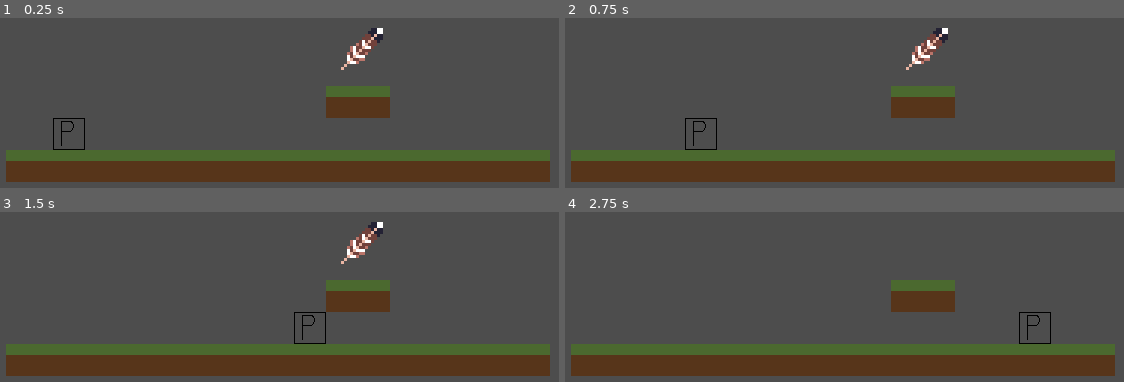
Above: before the commit, frames 1-4 (two rows, left to right).
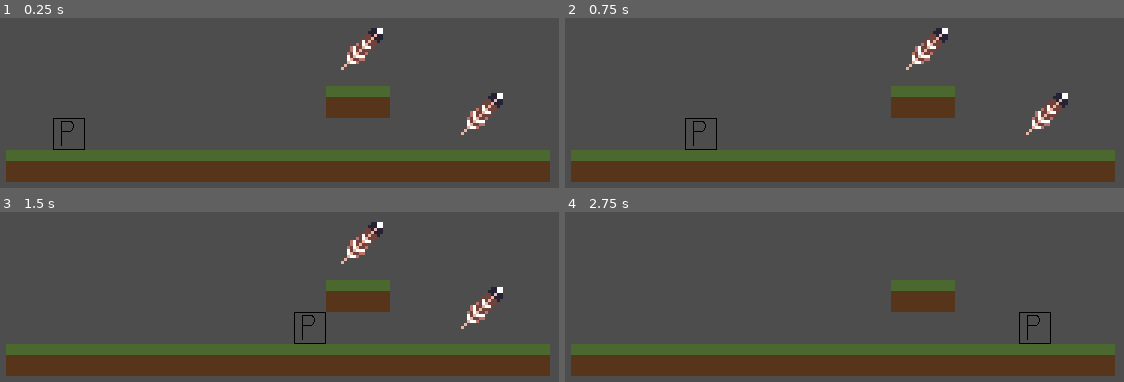
Above: after the commit, the same moments.

Repository: Kingslayer059/devlup-jam-2026
Game: Godot game, scene res://scenes/dummy/collectible/collectible_test.tscn
Same seed, same stepped clock (60 frames per second), same inputs: the game is played once before the commit and once after it. This scene is started directly instead of the project's main scene.
Inputs:
- Up to frame 1 (0.25 s): no input
- Up to frame 2 (0.75 s): tap Enter at 0.5 s; hold Right (move_right) from 0.53 s (still down); tap E (interact) at 0.6 s
- Up to frame 3 (1.5 s): keep holding Right (move_right); tap Space (jump) at 0.77 s; tap A (move) at 1.35 s
- Up to frame 4 (2.75 s): tap Space (jump) at 1.52 s; release Right (move_right) at 2.03 s; tap T (time_swap) at 2.1 s

The runs differ from the first frame. In frame 1, 0.7% of the frame differs, in the area x 82-90%, y 44-69%; in frame 2, 0.7%; in frame 3, 0.7%; in frame 4, nothing differs.

Commit message:
Added global tracking of collectibles

Diff:
--- a/classes/global.gd
+++ b/classes/global.gd
@@ -5,3 +5,4 @@
 
 var player: Player
 var is_present: bool
+var collected_collectibles: int = 0
--- a/scenes/dummy/collectible/collectible_test.tscn
+++ b/scenes/dummy/collectible/collectible_test.tscn
@@ -15,3 +15,6 @@
 
 [node name="collectible" parent="." unique_id=1021720470 instance=ExtResource("3_kcgn6")]
 position = Vector2(132, -101)
+
+[node name="collectible2" parent="." unique_id=1021277217 instance=ExtResource("3_kcgn6")]
+position = Vector2(252, -36)
--- a/scenes/items/collectible/collectible.gd
+++ b/scenes/items/collectible/collectible.gd
@@ -15,5 +15,5 @@
 
 func on_player_touch(body: Node2D) -> void:
 	if body is Player:
-		collected = true
-		hide()
+		Global.collected_collectibles += 1
+		queue_free()
